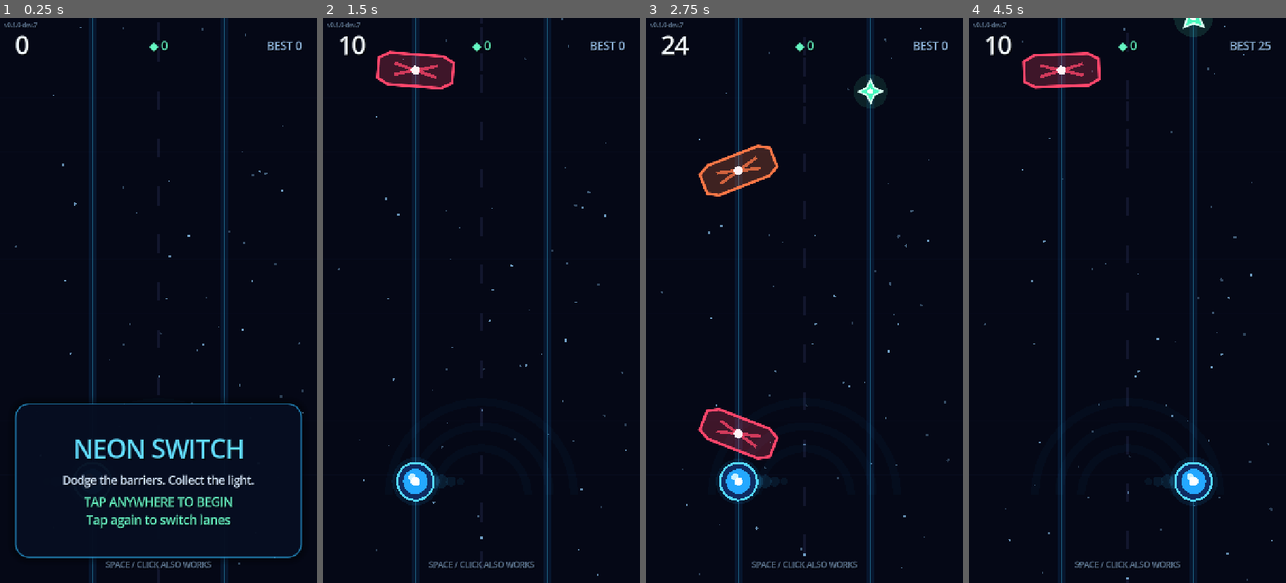
Above: before the commit, frames 1-4 (left to right).
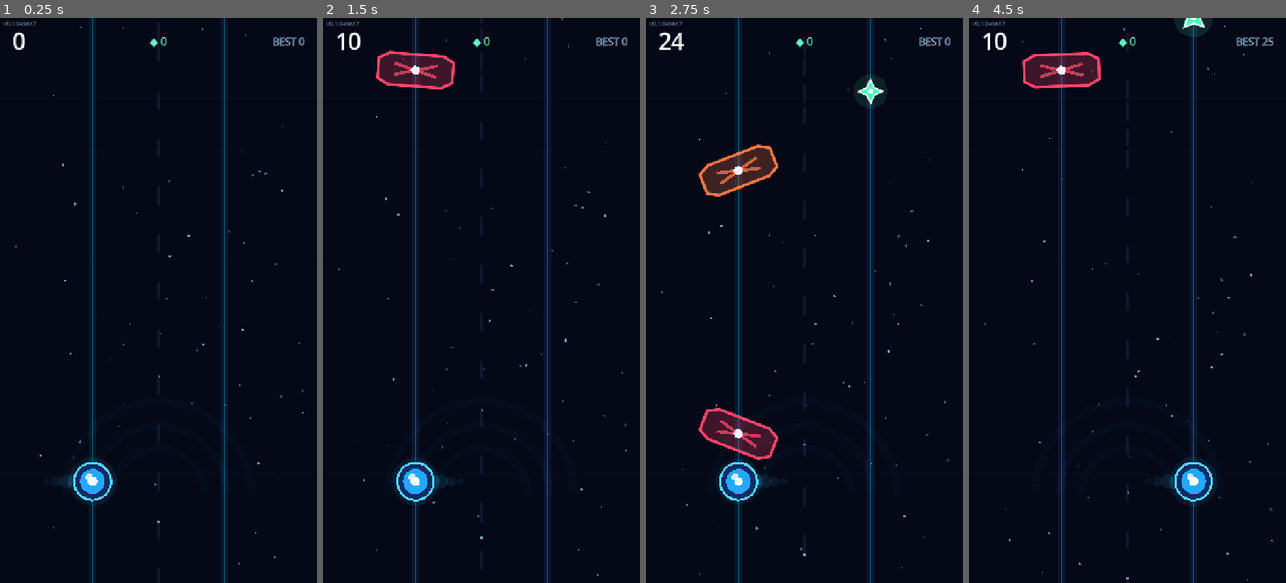
Above: after the commit, the same moments.

Repository: relijahbrewer01/Neon-Switch
Game: Godot game, scene res://scenes/main.tscn
Same seed, same stepped clock (60 frames per second), same inputs: the game is played once before the commit and once after it.
Inputs (mouse positions are in pixels of both pictures, inside the frame that each line leads up to):
- Up to frame 1 (0.25 s): no input
- Up to frame 2 (1.5 s): tap Enter at 0.5, 0.6 s; move the mouse to (551, 272) at 0.52 s; click (551, 272) at 0.67 s; tap Space at 0.77 s; move the mouse to (418, 328) at 1.27 s; hold A from 1.28 s (still down); tap Keypad Enter at 1.35 s
- Up to frame 3 (2.75 s): tap Space at 1.52 s; move the mouse to (836, 176) at 2.02 s; release A at 2.03 s; tap Enter at 2.1 s
- Up to frame 4 (4.5 s): move the mouse to (1111, 413) at 2.77 s; tap Keypad Enter at 2.85, 4.35 s; click (1111, 413) at 2.92 s; tap Space at 3.02, 3.77 s; tap Enter at 3.5, 3.6 s; move the mouse to (1222, 385) at 3.52 s; hold A from 3.53 s (still down); move the mouse to (1032, 215) at 4.27 s

The runs differ from the first frame. In frame 1, 4.8% of the frame differs, in the area x 1-96%, y 0-98%; in frame 2, 0.8%; in frame 3, 0.8%; in frame 4, 0.8%.

Commit message:
feat: make HUD responsive to portrait safe areas

Diff:
--- a/scripts/hud.gd
+++ b/scripts/hud.gd
@@ -8,13 +8,26 @@
 var title_label: Label
 var subtitle_label: Label
 var hint_label: Label
+var footer_label: Label
 var panel: PanelContainer
 var flash: ColorRect
 var top_bar: HBoxContainer
+var safe_container: MarginContainer
+var layout: VBoxContainer
+
+var _safe_rect := Rect2(Vector2.ZERO, PortraitLayout.DESIGN_SIZE)
+var _content_rect := Rect2(Vector2.ZERO, PortraitLayout.DESIGN_SIZE)
 
 func _ready() -> void:
     _build_ui()
     _apply_input_passthrough(self)
+
+    var viewport := get_viewport()
+    var resize_callable := Callable(self, "_refresh_layout")
+    if viewport and not viewport.size_changed.is_connected(resize_callable):
+        viewport.size_changed.connect(resize_callable)
+
+    _refresh_layout()
     show_ready(0)
 
 func _build_ui() -> void:
@@ -23,32 +36,32 @@
     flash.color = Color(1.0, 0.2, 0.35, 0.0)
     add_child(flash)
 
-    var margin := MarginContainer.new()
-    margin.set_anchors_and_offsets_preset(Control.PRESET_FULL_RECT)
-    margin.add_theme_constant_override("margin_left", 34)
-    margin.add_theme_constant_override("margin_top", 26)
-    margin.add_theme_constant_override("margin_right", 34)
-    margin.add_theme_constant_override("margin_bottom", 28)
-    add_child(margin)
-
-    var layout := VBoxContainer.new()
+    safe_container = MarginContainer.new()
+    safe_container.set_anchors_preset(Control.PRESET_TOP_LEFT)
+    add_child(safe_container)
+
+    layout = VBoxContainer.new()
+    layout.size_flags_horizontal = Control.SIZE_EXPAND_FILL
     layout.size_flags_vertical = Control.SIZE_EXPAND_FILL
-    margin.add_child(layout)
+    safe_container.add_child(layout)
 
     top_bar = HBoxContainer.new()
     top_bar.alignment = BoxContainer.ALIGNMENT_CENTER
+    top_bar.add_theme_constant_override("separation", 10)
     layout.add_child(top_bar)
 
-    score_label = _make_label("0", 54, Color("f4fbff"), HORIZONTAL_ALIGNMENT_LEFT)
+    score_label = _make_label("0", 50, Color("f4fbff"), HORIZONTAL_ALIGNMENT_LEFT)
     score_label.size_flags_horizontal = Control.SIZE_EXPAND_FILL
+    score_label.custom_minimum_size.x = 150.0
     top_bar.add_child(score_label)
 
-    shard_label = _make_label("◆ 0", 26, Color("65f7c3"), HORIZONTAL_ALIGNMENT_CENTER)
-    shard_label.custom_minimum_size.x = 150.0
+    shard_label = _make_label("◆ 0", 24, Color("65f7c3"), HORIZONTAL_ALIGNMENT_CENTER)
+    shard_label.custom_minimum_size.x = 136.0
     top_bar.add_child(shard_label)
 
-    best_label = _make_label("BEST 0", 25, Color("8db3d9"), HORIZONTAL_ALIGNMENT_RIGHT)
+    best_label = _make_label("BEST 0", 23, Color("8db3d9"), HORIZONTAL_ALIGNMENT_RIGHT)
     best_label.size_flags_horizontal = Control.SIZE_EXPAND_FILL
+    best_label.custom_minimum_size.x = 170.0
     top_bar.add_child(best_label)
 
     var spacer := Control.new()
@@ -90,16 +103,60 @@
     hint_label.autowrap_mode = TextServer.AUTOWRAP_WORD_SMART
     panel_box.add_child(hint_label)
 
-    var footer := _make_label("SPACE / CLICK ALSO WORKS", 18, Color(0.52, 0.65, 0.78, 0.78), HORIZONTAL_ALIGNMENT_CENTER)
-    layout.add_child(footer)
+    footer_label = _make_label("SPACE / CLICK / ENTER ALSO WORK", 17, Color(0.52, 0.65, 0.78, 0.78), HORIZONTAL_ALIGNMENT_CENTER)
+    layout.add_child(footer_label)
 
     # Read the canonical build version from project.godot so screenshots and
     # bug reports identify the exact build without duplicating version strings.
     var app_version := str(ProjectSettings.get_setting("application/config/version", "0.0.0-dev"))
     version_label = _make_label("v%s" % app_version, 13, Color(0.52, 0.65, 0.78, 0.72), HORIZONTAL_ALIGNMENT_LEFT)
-    version_label.position = Vector2(10.0, 5.0)
-    version_label.size = Vector2(220.0, 20.0)
     add_child(version_label)
+
+func _refresh_layout() -> void:
+    var viewport_size := get_viewport_rect().size
+    var safe_rect := PortraitLayout.runtime_safe_rect(viewport_size)
+    apply_layout(viewport_size, safe_rect)
+
+func apply_layout(viewport_size: Vector2, safe_rect: Rect2) -> void:
+    _safe_rect = PortraitLayout.clamp_rect_to_viewport(safe_rect, viewport_size)
+    _content_rect = PortraitLayout.content_rect(_safe_rect)
+
+    safe_container.position = _content_rect.position
+    safe_container.size = _content_rect.size
+
+    version_label.position = _safe_rect.position + Vector2(8.0, 4.0)
+    version_label.size = Vector2(minf(220.0, _safe_rect.size.x - 16.0), 20.0)
+
+    safe_container.queue_sort()
+    layout.queue_sort()
+    top_bar.queue_sort()
+
+func current_safe_rect() -> Rect2:
+    return _safe_rect
+
+func current_content_rect() -> Rect2:
+    return _content_rect
+
+func layout_is_inside_safe_area() -> bool:
+    if not PortraitLayout.contains_rect(_safe_rect, Rect2(safe_container.position, safe_container.size)):
+        return false
+    if not PortraitLayout.contains_rect(_safe_rect, version_label.get_global_rect()):
+        return false
+    if panel.visible and not PortraitLayout.contains_rect(_safe_rect, panel.get_global_rect()):
+        return false
+    return true
+
+func stats_fit_current_layout() -> bool:
+    var required_width := (
+        score_label.get_combined_minimum_size().x
+        + shard_label.get_combined_minimum_size().x
+        + best_label.get_combined_minimum_size().x
+        + float(top_bar.get_theme_constant("separation")) * 2.0
+    )
+    return (
+        required_width <= top_bar.size.x + 0.5
+        and top_bar.size.x <= _content_rect.size.x + 0.5
+    )
 
 func _apply_input_passthrough(node: Node) -> void:
     if node is Control:
